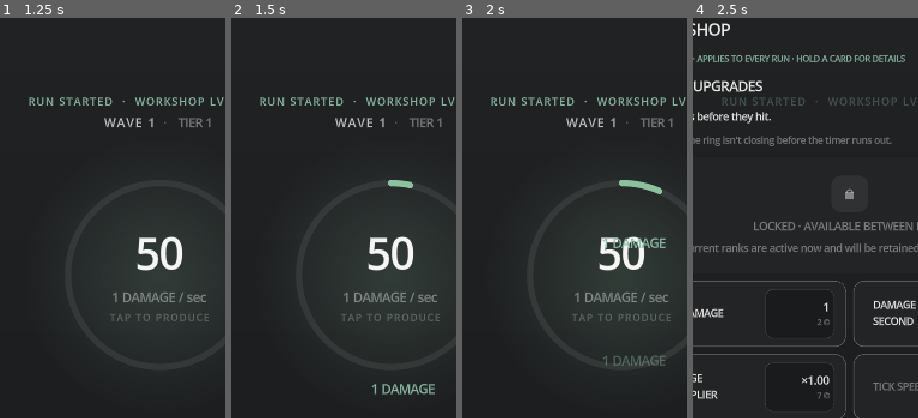
Above: before the commit, frames 1-4 (left to right).
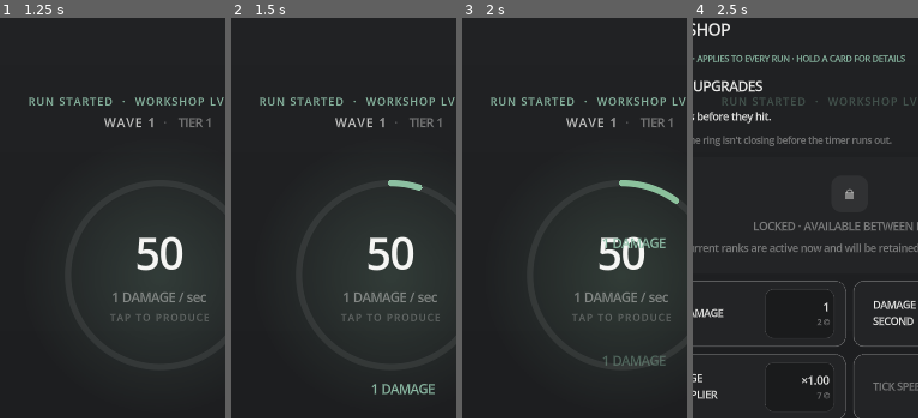
Above: after the commit, the same moments.

Repository: paulhardie/NumberGOup
Game: Godot game, scene res://scenes/main.tscn
Two runs of this game, one before a commit and one after it. Both use one fixed random seed, a clock stepped at 60 frames per second and the inputs below.
Inputs (mouse positions are % of the whole screen's width and height, from its top left):
- Up to frame 1 (1.25 s): click "START RUN · WORKSHOP LV 0" at 0.5 s
- Up to frame 2 (1.5 s): click (50, 50) at 1.25 s
- Up to frame 3 (2 s): no input
- Up to frame 4 (2.5 s): click (13, 4) at 2.02 s
The pictures show only the part of the screen within x 14-64%, y 0-50%; the shares and areas given below are measured in that part.

Frame 1 is identical in both runs. In frame 2, less than 0.1% of the frame differs, in the area x 80-86%, y 41-44%; in frame 3, 0.2%, in the area x 88-97%, y 42-47%; in frame 4, nothing differs.

Commit message:
Make the first Tier 1 run less punishing

Diff:
--- a/src/tax_balance_profile.gd
+++ b/src/tax_balance_profile.gd
@@ -6,7 +6,7 @@
 ## Number Go Up's original, inspectable interpretation of The Tower's scaling
 ## shape: independent polynomial bodies, milestone growth and explicit tiers.
 ## The coefficients are deliberately ours rather than copied game data.
-const PROFILE_ID := "tax-foundation-v3"
+const PROFILE_ID := "tax-foundation-v4"
 const WAVE_INTERVAL_SECONDS := 15.0
 const BOSS_WAVE_INTERVAL := 10
 const TIER_UNLOCK_WAVE := 100
@@ -32,15 +32,15 @@
 const BOSS_COLLECTION_MULTIPLIER := 1.5
 const BOSS_REWARD_MULTIPLIER := 5.0
 
-## The Tier 1 opening (D033): warm-up wave HP and hit at wave 1 and how much
+## The Tier 1 opening (D033, D036): warm-up wave HP and hit at wave 1 and how much
 ## each grows per wave, what a warm-up boss multiplies them by, the Number a run with
 ## a warm-up starts with, output every run has before any Workshop rank, and
 ## the share of the first full wave's HP the Rig quotes for a run's first few
 ## purchases during the warm-up.
-const WARM_UP_START_HP := 30.0
-const WARM_UP_HP_GROWTH := 1.12
+const WARM_UP_START_HP := 20.0
+const WARM_UP_HP_GROWTH := 1.08
 const WARM_UP_START_HIT := 1.0
-const WARM_UP_HIT_GROWTH := 1.08
+const WARM_UP_HIT_GROWTH := 1.085
 const WARM_UP_BOSS_HP := 1.4
 const WARM_UP_BOSS_HIT := 1.4
 const WARM_UP_STARTING_NUMBER := 50.0
--- a/tests/economy_tests.gd
+++ b/tests/economy_tests.gd
@@ -710,11 +710,20 @@
 	_expect(tier_two.number.is_zero(), "a tier with no warm-up should start with no extra Number")
 
 	_expect(profile.liability_for_wave(1, 2).compare_to(ScientificNumber.from_float(profile.WARM_UP_START_HP * profile.WARM_UP_HP_GROWTH)) == 0, "warm-up HP should grow its share each wave")
+	_expect(profile.liability_for_wave(1, 1).compare_to(ScientificNumber.from_float(20.0)) == 0 and profile.liability_for_wave(1, 6).compare_to(ScientificNumber.from_float(30.0)) < 0, "a one-tap-per-second player should clear the first warm-up waves and bank Number")
+	_expect(profile.liability_for_wave(1, 20).compare_to(profile.liability_for_wave(1, 21)) < 0, "the final warm-up boss should lead into the full Wave HP curve")
 	var boss_hp: float = profile.WARM_UP_START_HP * pow(profile.WARM_UP_HP_GROWTH, 9) * profile.WARM_UP_BOSS_HP
 	_expect(profile.liability_for_wave(1, 10).compare_to(ScientificNumber.from_float(boss_hp)) == 0, "a warm-up boss should be softened, not tripled")
 	var boss_hit: float = profile.WARM_UP_START_HIT * pow(profile.WARM_UP_HIT_GROWTH, 19) * profile.WARM_UP_BOSS_HIT
 	_expect(profile.collection_for_wave(1, 20).compare_to(ScientificNumber.from_float(boss_hit)) == 0, "the final warm-up hit should use the gentler growth")
 	_expect(boss_hit < 7.0, "the last warm-up boss should leave a reasonable opening buffer")
+	var no_action := GameState.new()
+	no_action.start_run(1, 7)
+	for step in range(4 * 330):
+		if not no_action.in_run:
+			break
+		no_action.advance(0.25)
+	_expect(not no_action.in_run and no_action.get_tier_best(1) < 20 and no_action.coins < 48, "a true no-action opening must end before collecting the full warm-up payout")
 	# The first pressured hits climb from the warm-up, then return to the full
 	# curve. The reduction belongs only to Tier 1; other tiers keep their base.
 	for opening_wave in range(21, 27):
@@ -927,7 +936,7 @@
 	opening.active_encounter.collection = opening.active_encounter.collection.multiply_scalar(2.0)
 	opening.number = ScientificNumber.from_float(100.0)
 	var opening_hit: ScientificNumber = opening.get_effective_collection()
-	_expect(opening_hit.compare_to(ScientificNumber.from_float(13.0)) < 0, "a saved larger base hit should still use the Tier 1 transition cap")
+	_expect(opening_hit.compare_to(opening.balance_profile.collection_for_wave(1, 21)) < 0, "a saved larger base hit should still use the Tier 1 transition cap")
 	_expect(opening.save(), "a Tier 1 transition wave should save")
 	var opening_restored := GameState.new()
 	opening_restored.save_path = save_path
--- a/tools/balance_simulator.gd
+++ b/tools/balance_simulator.gd
@@ -313,6 +313,14 @@
 		preview.wave = preview_wave
 		preview.active_encounter = preview._make_encounter(preview_wave)
 		print("  W", preview_wave, "  base=", preview.active_encounter.collection.format_value(), "  effective=", preview.get_effective_collection().format_value())
+	var no_action := GameState.new()
+	no_action.start_run(1, SEED)
+	var idle_seconds := 0.0
+	while idle_seconds < 1800.0 and no_action.in_run:
+		no_action.advance(OPENING_STEP)
+		idle_seconds += OPENING_STEP
+	var no_action_end := "alive at wave " + str(no_action.wave) if no_action.in_run else "wave " + str(no_action.last_run_summary.wave_reached)
+	print("  no action  end=", no_action_end, " at ", snappedf(idle_seconds, 1.0), "s  coins=", no_action.coins)
 	print("OPENING  fresh save, Tier 1, cheapest Rig rank kept 1.5x affordable, seed ", SEED)
 	for rate in OPENING_TAP_RATES:
 		var state := GameState.new()
Not shown, changed: docs/DECISIONS.md
Not shown, changed: docs/GAME_INVARIANTS.md
Not shown, changed: docs/TOWER_SCALING_FOUNDATION.md
Not shown, changed: docs/WORKSHOP_DESIGN.md
